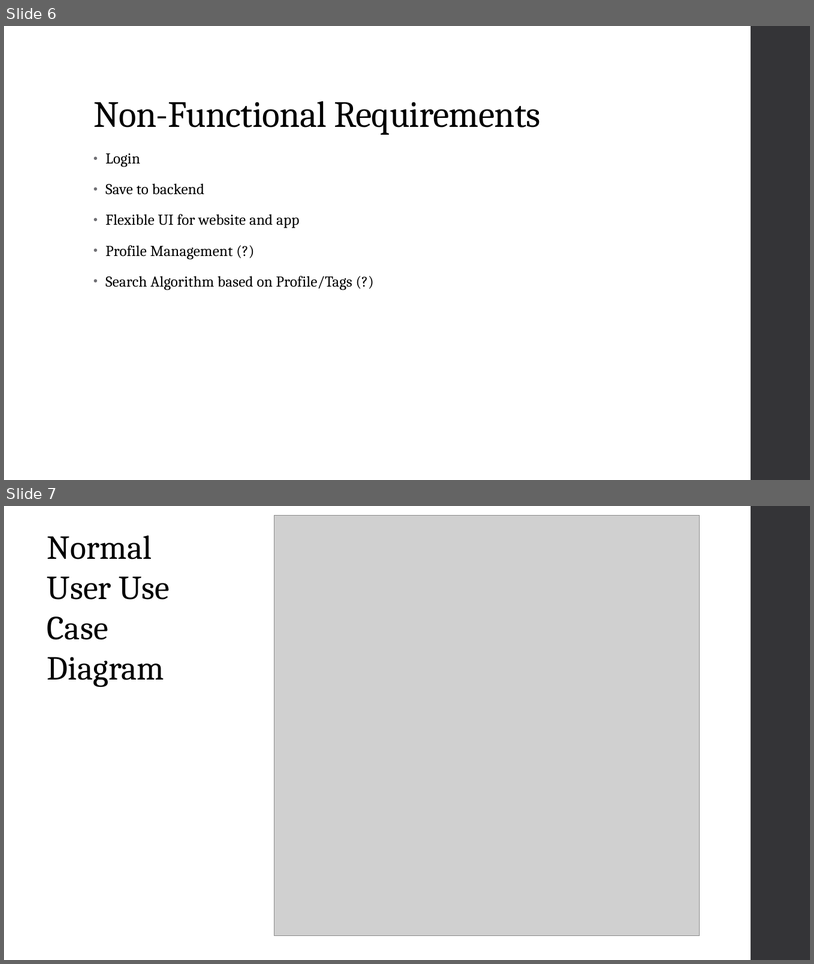
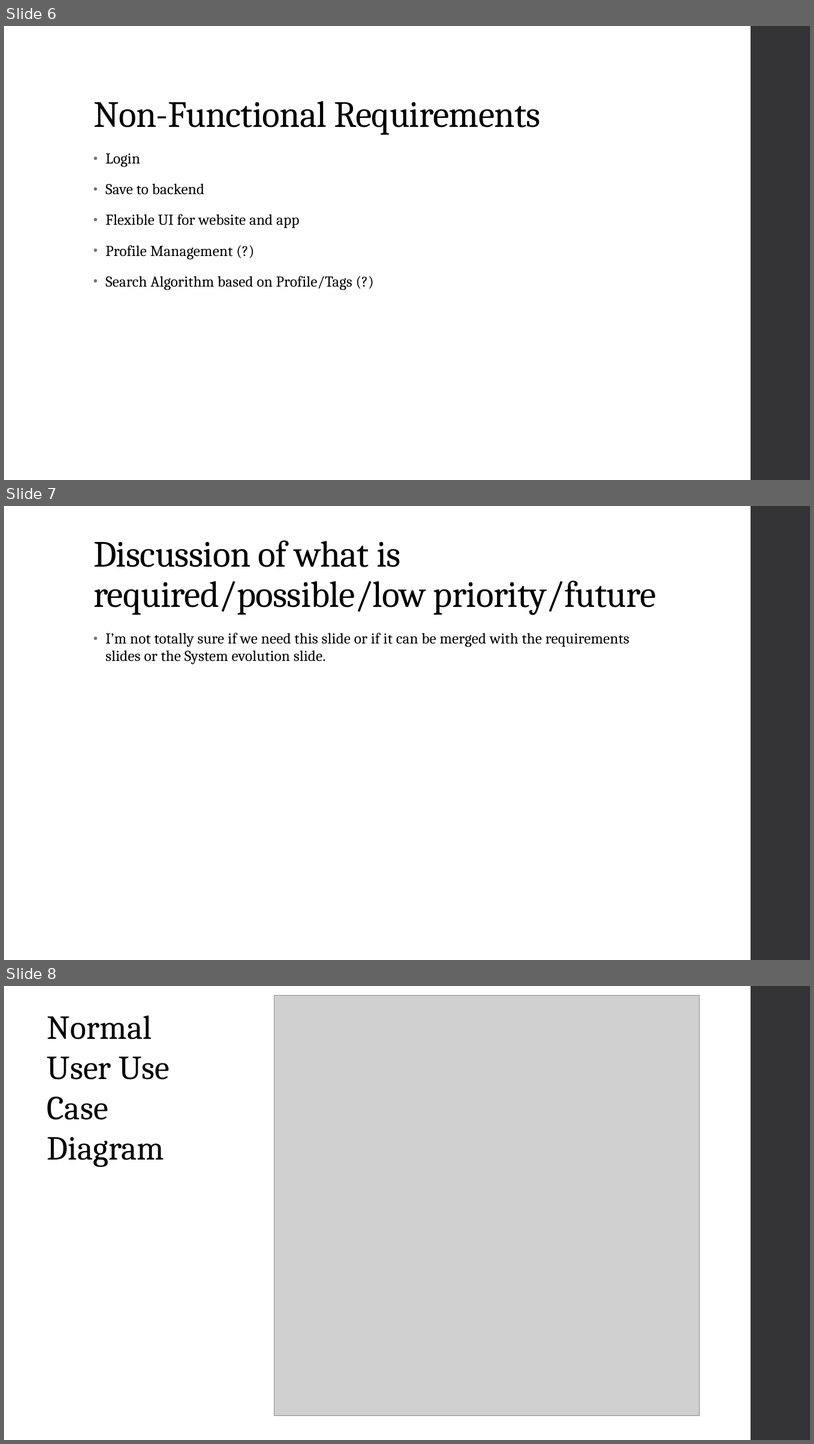
Before and after one commit to amgabriel45/CS495ClubStuff, a slide deck: Crimson Clubs (Requirements).pptx. Shown one above the other, each under a label of ours: slides 6 and 7 before the commit, slides 6, 7 and 8 after it. The pictures are 814x964 and 814x1444 pixels, drawn with LibreOffice and Linux fonts; fonts in the diff are those of the drawing; grey boxes stand for pictures. Boxes give left, top, right and bottom in pixels: in the first picture for what was removed or moved away, otherwise in the second. Text is boxed around its words. In the diff, an @@ line names an element or a change of style, - is before the commit and + after.

```diff
--- a/Crimson Clubs (Requirements).pptx
+++ b/Crimson Clubs (Requirements).pptx
@@ slide 7 added at <box>4,506,810,960</box>, background #FFFFFF; not listed: 1 template element that a slide beside it also shows @@
@@ title added at <box>93,540,657,615</box>, 44 pt, text #000000 @@
+Discussion of what is required/possible/low priority/future
@@ text added at <box>105,633,630,664</box>, 18 pt, text #000000 @@
+• I’m not totally sure if we need this slide or if it can be merged with the requirements slides or the System evolution slide.
@@ what was slide 7 is now slide 8 @@
```
Also in this commit, not shown: 2 slides changed, 1 other slide added, 1 slide removed.
